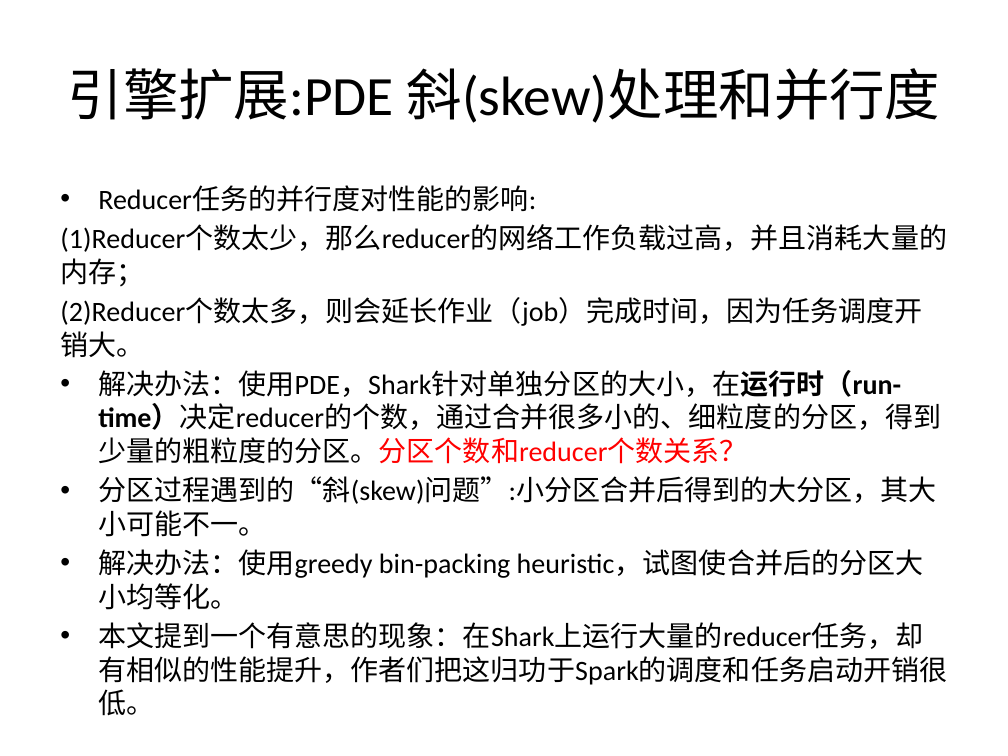
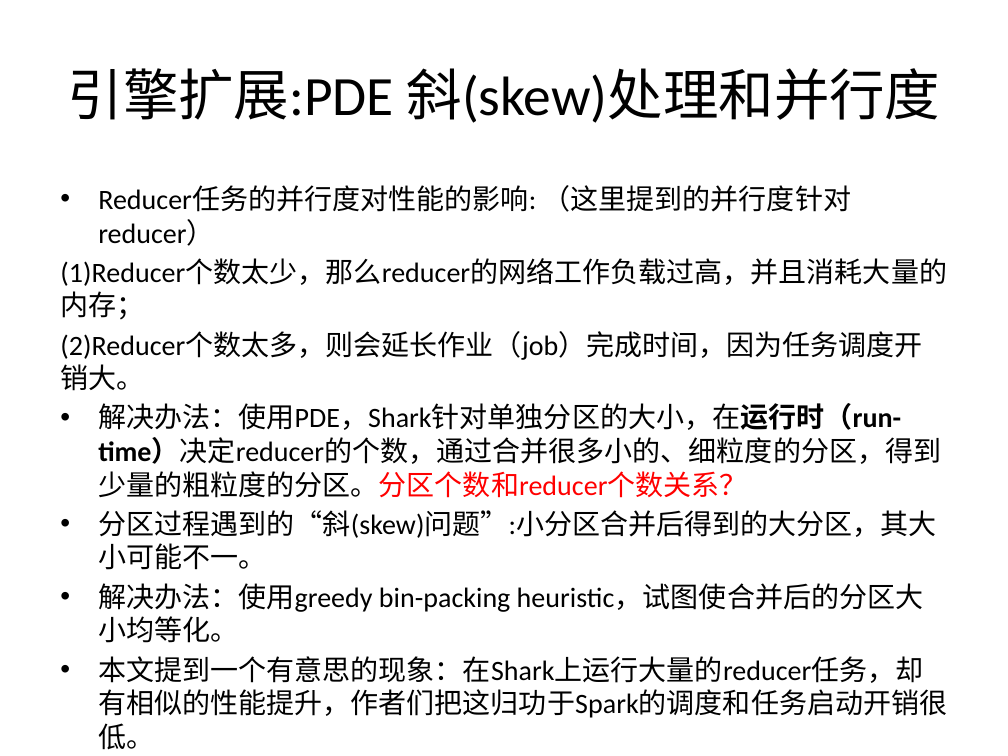
Before and after one commit to wuxingdexian/seminar, a slide deck: slide 8 of shark.pptx. Drawn at 1008x756 pixels with LibreOffice and Linux fonts; fonts in the diff are those of the drawing. Boxes give left, top, right and bottom in pixels: in the first picture for what was removed or moved away, otherwise in the second. Text is boxed around its words. In the diff, an @@ line names an element or a change of style, - is before the commit and + after.

```diff
--- a/shark.pptx
+++ b/shark.pptx
@@ text at <box>98,185,851,246</box>: text changed @@
-• Reducer任务的并行度对性能的影响:
+• Reducer任务的并行度对性能的影响: （这里提到的并行度针对reducer）
```
Also in this commit, not shown: 1 other slide changed, 5 slides added, 1 other file.
